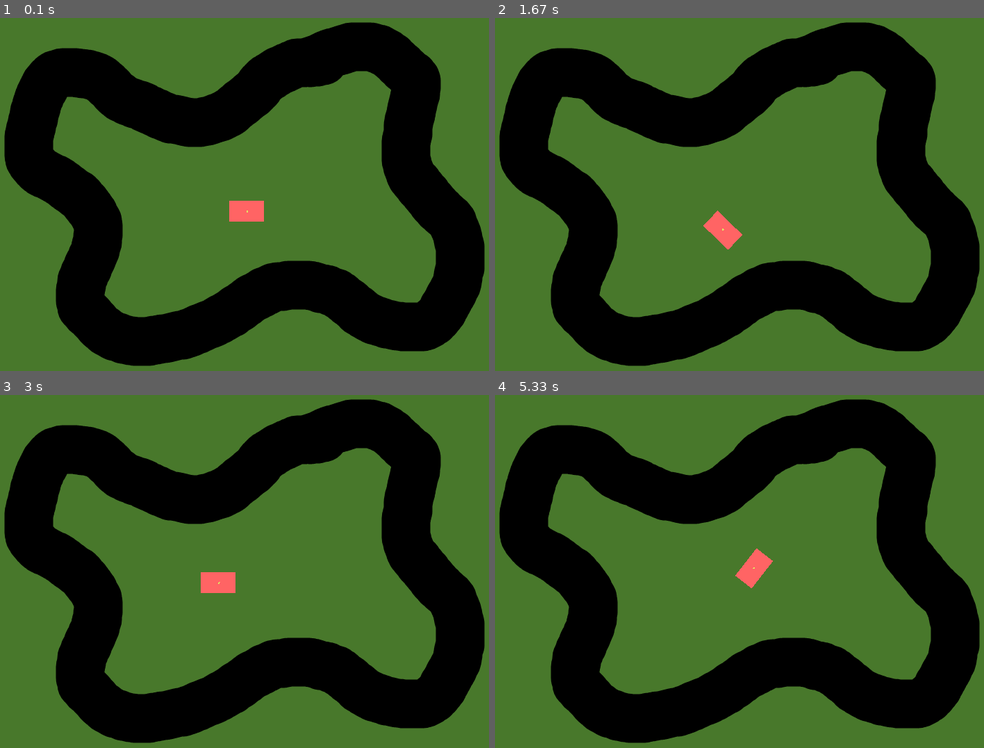
Above: before the commit, frames 1-4 (two rows, left to right).
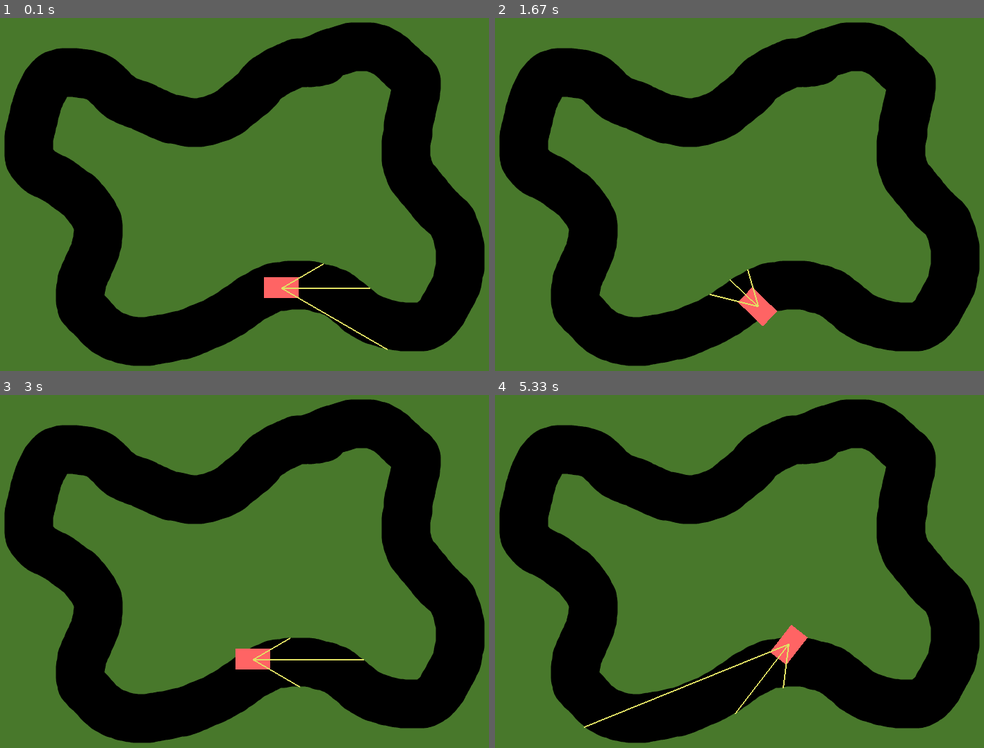
Above: after the commit, the same moments.

Repository: N1k1f0r/simple-driverless-car-pygame
Game: pygame game, started from main.py
Two runs of this game, one before a commit and one after it. Both use one fixed random seed, a clock stepped at 60 frames per second and the inputs below.
Inputs:
- Up to frame 1 (0.1 s): no input
- Up to frame 2 (1.67 s): hold Right 0.33-0.8 s; hold Up 0.83-1.13 s; hold Right 1.17-1.63 s
- Up to frame 3 (3 s): hold Left 1.67-2.2 s; hold Down 2.23-2.53 s; hold Left 2.57-2.97 s
- Up to frame 4 (5.33 s): hold Up 3-3.37 s; hold Right 3.4-4.03 s; hold Down 4.07-4.43 s; hold Left 4.47-4.93 s; hold Right from 4.97 s (still down)

The runs differ from the first frame. In frame 1, 1.0% of the frame differs, in the area x 46-80%, y 51-95%; in frame 2, 0.9%; in frame 3, 1.0%; in frame 4, 1.1%, in the area x 18-64%, y 43-95%.

Commit message:
reset function

Diff:
--- a/main.py
+++ b/main.py
@@ -1,4 +1,5 @@
 import math
+import gymnasium as gym
 
 import pygame
 #Kolory
@@ -13,17 +14,34 @@
 screen = pygame.display.set_mode((WIDTH,HEIGHT))
 track_surface=pygame.image.load("maps/map1.png").convert()
 
+#Koordynaty Car
+car_width,car_height = 50,30
+start_x = WIDTH//2+50
+start_y = 600-190
+x,y=start_x,start_y
+speed =0
+max_speed=5
+angle=0
+rotation_speed=4
+sensor_data=[]
+offset = math.radians(30)
+
 def isOnTrack(x,y):
     if 0<=x<WIDTH and 0<=y<HEIGHT:
         if track_surface.get_at((int(x),int(y)))[1]<50:
-            print(track_surface.get_at((int(x),int(y))))
+            #print(track_surface.get_at((int(x),int(y))))
             return True
     return False
 
 def getLength(x,y,x1,y1):
     l=(x-x1)**2+(y-y1)**2
     return math.sqrt(l)
-
+def reset():
+    global x,y,angle,speed
+    x=start_x
+    y=start_y
+    angle=0
+    speed=0
 
 
 def get_radar_distance(x, y, angle_rad,accurcy=1,max_steps=100):
@@ -41,15 +59,7 @@
 
 
 
-#Koordynaty Car
-car_width,car_height = 50,30
-x = WIDTH//2
-y = HEIGHT//2
-speed =0
-max_speed=5
-angle=0
-rotation_speed=4
-sensor_data=[]
+
 
 
 
@@ -62,6 +72,7 @@
 
 
     screen.blit(track_surface,(0,0))
+    # if()
     keys=pygame.key.get_pressed()
     if keys[pygame.K_LEFT]:
         angle-=rotation_speed
@@ -76,24 +87,27 @@
     radians=math.radians(angle)
     x+=speed*math.cos(radians)
     y+=speed*math.sin(radians)
+
     #screen.fill(BLACK)
-    car =pygame.Surface((car_width,car_height),pygame.SRCALPHA)
-    pygame.draw.rect(car,RED,(0,0,50,30))
-    rotated_car=pygame.transform.rotate(car,-angle)
-    rect=rotated_car.get_rect(center=(x,y))
-    screen.blit(rotated_car,rect.topleft)
+    if isOnTrack(x,y):
+        car =pygame.Surface((car_width,car_height),pygame.SRCALPHA)
+        pygame.draw.rect(car,RED,(0,0,50,30))
+        rotated_car=pygame.transform.rotate(car,-angle)
+        rect=rotated_car.get_rect(center=(x,y))
+        screen.blit(rotated_car,rect.topleft)
+        print(get_radar_distance(x,y,radians-offset),
+        get_radar_distance(x,y,radians),
+        get_radar_distance(x,y,radians+offset))
+    else:
+        reset()
 
     #radar
-    offset=math.radians(30)
     # radar1_x=x+math.cos(radians)*150
     # radar1_y=y+math.sin(radians)*150
     # radar2_x=x+math.cos(radians-offset)*150
     # radar2_y=y+math.sin(radians-offset)*150
     # radar3_x=x+math.cos(radians+offset)*150
     # radar3_y=y+math.sin(radians+offset)*150
-    get_radar_distance(x,y,radians-offset)
-    get_radar_distance(x,y,radians)
-    get_radar_distance(x,y,radians+offset)
     # pygame.draw.line(screen,YELLOW,(x,y),(radar1_x,radar1_y),4)
     # pygame.draw.line(screen,YELLOW,(x,y),(radar2_x,radar2_y),4)
     # pygame.draw.line(screen,YELLOW,(x,y),(radar3_x,radar3_y),4)
